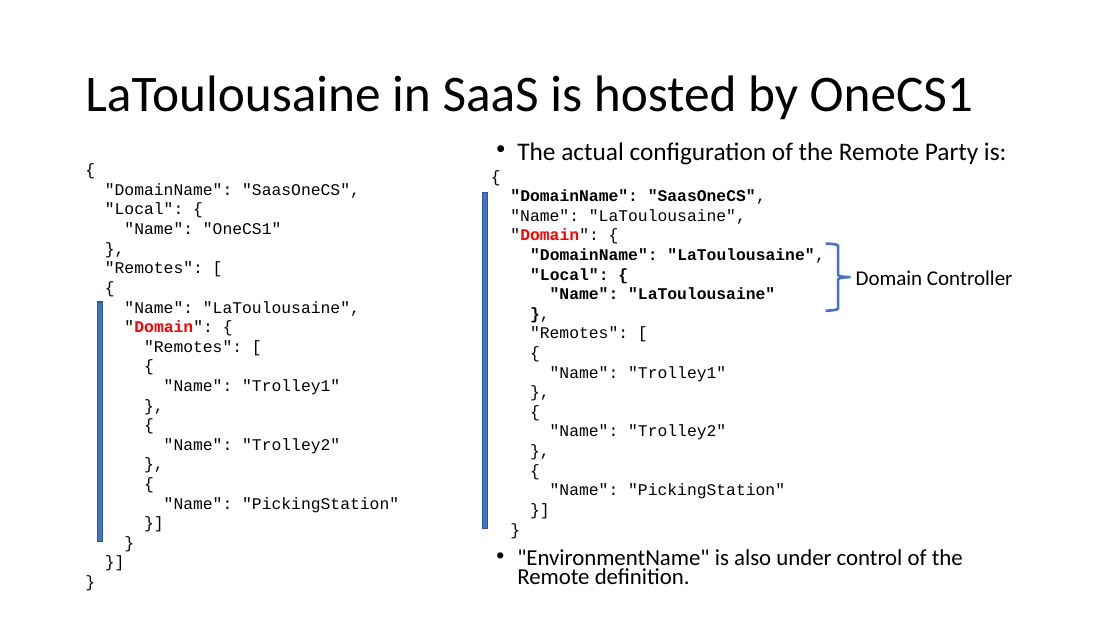
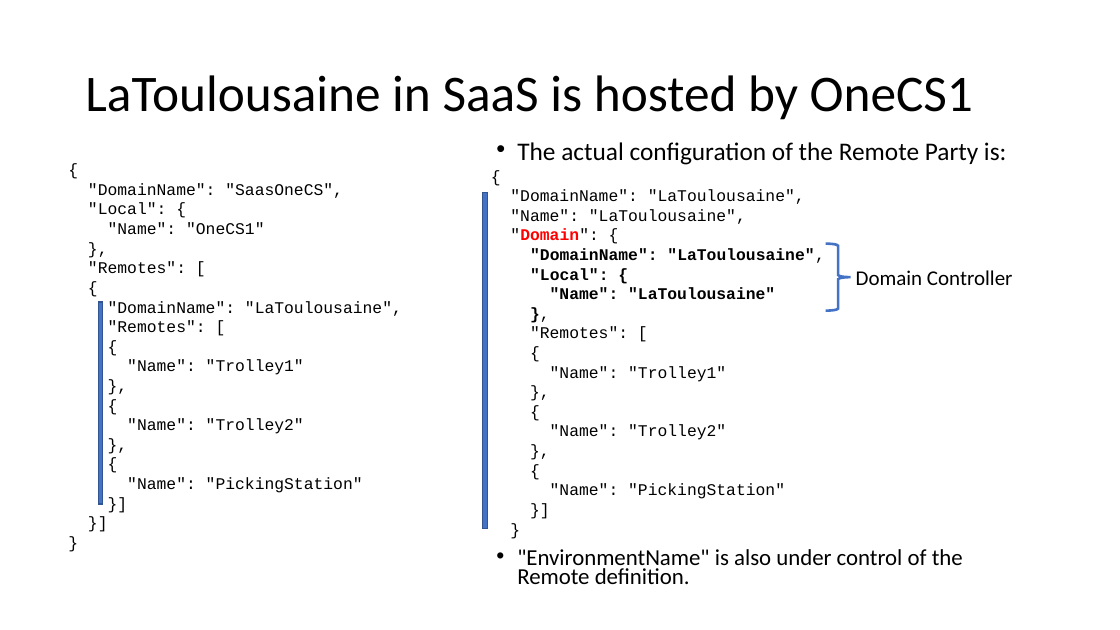
Before and after one commit to signature-opensource/CK-AppIdentity-Transport, a slide deck: slide 15 of Doc/CK-AppIdentity.pptx (slide 12 before the commit). Drawn at 1120x630 pixels with LibreOffice and Linux fonts; fonts in the diff are those of the drawing. Boxes give left, top, right and bottom in pixels: in the first picture for what was removed or moved away, otherwise in the second. Text is boxed around its words. In the diff, an @@ line names an element or a change of style, - is before the commit and + after.

Commit message:
WIP. Removed "Domain". Model should be a simpler Composite...
A Remotes should be IRemote[].
IRemote should have 2 specialisations:
- The IRemoteDomain
- The IRemoteParty

Composite should be handled at Configuration level (parallel
model).

```diff
--- a/Doc/CK-AppIdentity.pptx
+++ b/Doc/CK-AppIdentity.pptx
@@ text at box(88, 183, 402, 493): paragraph removed @@
-}
@@ text "{": place and size @@
-text "{" at box(105, 183, 399, 513)
+text "{" at box(88, 183, 402, 493)
@@ text at box(510, 189, 805, 204): text changed; bold off @@
-{
-"DomainName": "SaasOneCS",
+{
+"DomainName": "LaToulousaine",
@@ rectangle: place and size @@
-rectangle at box(97, 302, 103, 542)
+rectangle at box(98, 302, 103, 504)
@@ text at box(108, 301, 402, 316): text changed @@
-"Name": "LaToulousaine",
-"Domain": {
+"DomainName": "LaToulousaine",
```
Also in this commit, not shown: 7 other slides changed, 9 slides added, 1 slide removed, 33 other files.
